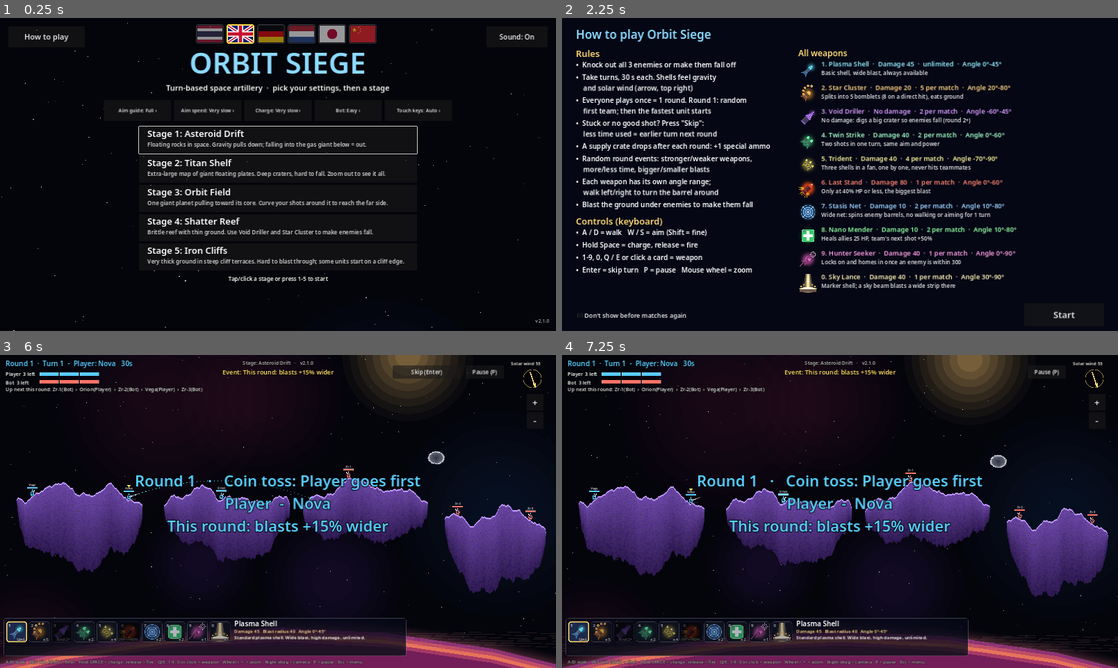
Above: before the commit, frames 1-4 (two rows, left to right).
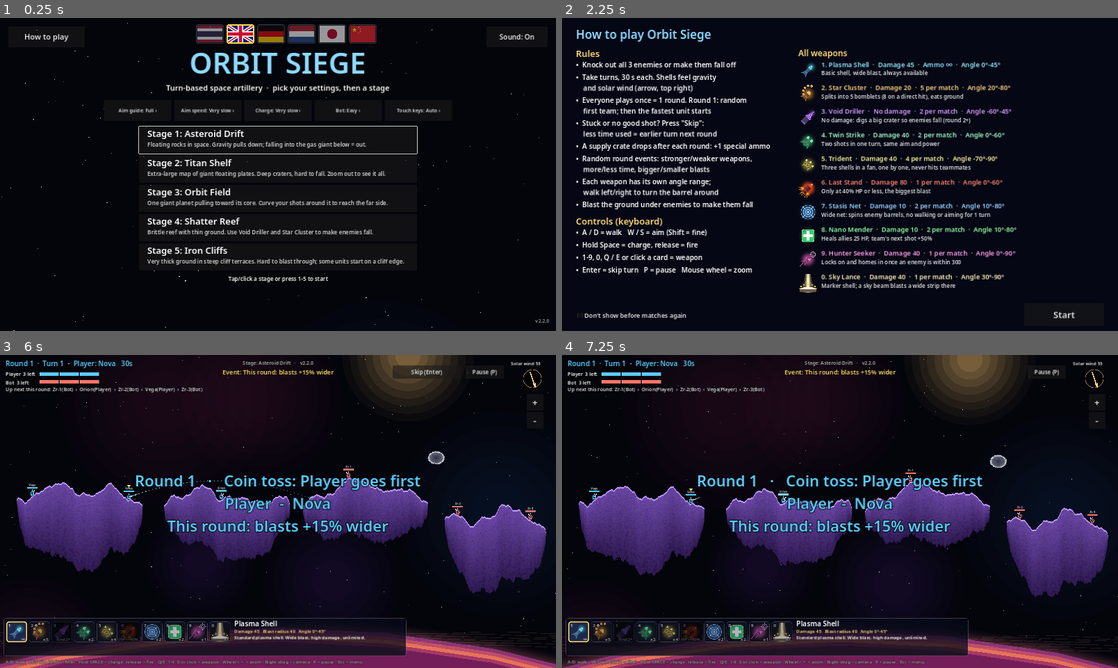
Above: after the commit, the same moments.

Repository: Pid924/OrbitSiege
Game: Godot game, scene res://scenes/menu.tscn
The game is run twice, just before and just after one commit, with the same random seed, the same clock (stepped at 60 frames per second) and the same inputs.
Inputs:
- Up to frame 1 (0.25 s): no input
- Up to frame 2 (2.25 s): click "Bot: Easy ›" at 0.5 s; click "Bot: Normal ›" at 1.25 s; click "Stage 1: Asteroid Drift" at 2 s
- Up to frame 3 (6 s): click "Stage 1: Asteroid Drift" at 2.75 s; click "Don't show before matches aga…" at 3.5 s; click "Don't show before matches aga…" at 4.25 s; click "Don't show before matches aga…" at 5 s; click "Start" at 5.75 s
- Up to frame 4 (7.25 s): click "Skip (Enter)" at 6.5 s

The runs differ from the first frame. In frame 1, less than 0.1% of the frame differs, in the area x 97-98%, y 96-98%; in frame 2, 0.3%, in the area x 46-80%, y 13-17%; in frame 3, less than 0.1%; in frame 4, less than 0.1%.

Commit message:
2.2.0: slower aim while charging, reachable crate drops, weapon hover help, infinity ammo mark, close cluster bomblets on direct hits
Co-Authored-By: Claude Opus 5.5 <noreply@anthropic.com>
Claude-Session: https://claude.ai/code/session_01Lo9zaQgDYn7BjieRUw61Dn

Diff:
--- a/project.godot
+++ b/project.godot
@@ -5,7 +5,7 @@
 
 config/name="Orbit Siege"
 config/description="Turn-based space artillery prototype."
-config/version="2.1.0"
+config/version="2.2.0"
 config/icon="res://icon.png"
 run/main_scene="res://scenes/menu.tscn"
 config/features=PackedStringArray("4.2", "GL Compatibility")
--- a/scripts/controllers/player_controller.gd
+++ b/scripts/controllers/player_controller.gd
@@ -62,6 +62,8 @@
 		var speed: float = GameSettings.AIM_OPTIONS[GameSettings.aim_speed][1]
 		if Input.is_physical_key_pressed(KEY_SHIFT) or touch_fine:
 			speed *= 0.25
+		if charging:
+			speed *= lerpf(1.0, 0.25, charge)  # fine-tune the angle while the bar fills; slowest at max
 		var side: int = game.aim_side(unit)
 		aim_pred = game.clamp_aim(aim_pred + aim * speed * delta * side, side)
 		game.submit_command({"type": "aim", "team": team, "angle": aim_pred})
--- a/scripts/game/game_settings.gd
+++ b/scripts/game/game_settings.gd
@@ -39,7 +39,7 @@
 
 ## How much of the predicted flight path the human player sees, in seconds of flight.
 const GUIDE_OPTIONS := [["ปิด", 0.0], ["สั้น", 0.35], ["กลาง", 0.9], ["ยาว", 2.0], ["เต็มเส้น", 12.0]]
-const VERSION := "2.1.0"
+const VERSION := "2.2.0"
 
 ## [label, seconds to fill the charge bar] for the human player.
 const CHARGE_OPTIONS := [["ช้ามาก", 5.0], ["ช้า", 3.6], ["ปกติ", 2.6], ["เร็ว", 1.6]]
--- a/scripts/game/i18n_table.gd
+++ b/scripts/game/i18n_table.gd
@@ -5,6 +5,11 @@
 
 ## Thai text (or an @id) -> [en, de, nl, ja, zh] (an @id row also ends with its Thai text).
 const TABLE := {
+	"กระสุน ∞": ["Ammo ∞", "Munition ∞", "Munitie ∞", "弾数 ∞", "弹药 ∞"],
+	"ไม่โดนพวกเดียวกัน": ["Never hurts your team", "Trifft nie dein Team", "Raakt nooit je team", "味方には当たらない", "不会伤到队友"],
+	"ไม่โดนพวกเดียวกัน (ฮีลเพื่อนแทน)": ["Never hurts your team (heals them instead)", "Trifft nie dein Team (heilt es stattdessen)", "Raakt nooit je team (geneest het juist)", "味方には当たらない（代わりに回復）", "不会伤到队友（改为治疗）"],
+	"ไม่มีดาเมจ แต่พื้นที่ถล่มทำให้พวกเดียวกันร่วงได้": ["No damage, but the collapsing ground can drop your own team", "Kein Schaden, aber einstürzender Boden kann dein Team abstürzen lassen", "Geen schade, maar instortende grond kan je eigen team laten vallen", "ダメージなし。ただし崩れた地面で味方も落ちることがある", "无伤害，但塌陷的地面可能让队友掉落"],
+	"โดนพวกเดียวกันด้วย ระวัง!": ["Hurts your own team too, careful!", "Trifft auch dein Team, Vorsicht!", "Raakt ook je eigen team, pas op!", "味方にも当たる、注意！", "也会伤到队友，小心！"],
 	"คุณ": ["You", "Du", "Jij", "あなた", "你"],
 	"อีกฝ่าย": ["Rival", "Gegner", "Tegenstander", "相手", "对手"],
 	"อีกฝ่ายชนะ": ["Your rival wins", "Dein Gegner gewinnt", "Je tegenstander wint", "相手の勝ち", "对手获胜"],
--- a/scripts/game/match.gd
+++ b/scripts/game/match.gd
@@ -704,9 +704,11 @@
 	if w.has("bomblets"):
 		var back: Vector2 = -vel.normalized() if vel.length_squared() > 1.0 else physics.up_at(pos)
 		var count: int = int(w.get("direct_bomblets", w.bomblets)) if direct else int(w.bomblets)
+		# A direct hit keeps its extra bomblets close, so they all land around the target.
+		var speed: Vector2 = w.get("direct_bomblet_speed", Vector2(180, 300)) if direct else Vector2(180, 300)
 		for i in count:
 			var dir := back.rotated(rng.randf_range(-1.1, 1.1))
-			_spawn_projectile(pos + dir * 6.0, dir * rng.randf_range(180.0, 300.0), "bomblet", 0.05)
+			_spawn_projectile(pos + dir * 6.0, dir * rng.randf_range(speed.x, speed.y), "bomblet", 0.05)
 	var fx := Explosion.new()
 	fx.setup(pos, maxf(radius, w.get("root_radius", w.get("heal_radius", 0.0)) * 0.7), w.color)
 	add_child(fx)
@@ -758,7 +760,21 @@
 		return
 	var kind := "ammo"
 	var pos: Vector2
-	if physics.planets.is_empty():
+	var placed := false
+	# Aim at ground someone can walk to, and check the crate really lands there.
+	var spots := _reachable_spots()
+	for attempt in 12:
+		if spots.is_empty():
+			break
+		var target: Vector2 = spots[rng.randi() % spots.size()]
+		var start := _crate_start(target)
+		if _crate_lands_near(start, target):
+			pos = start
+			placed = true
+			break
+	if placed:
+		pass
+	elif physics.planets.is_empty():
 		pos = Vector2(rng.randf_range(80.0, world_size.x - 80.0), -60.0)
 	else:
 		var p: Dictionary = physics.planets[rng.randi() % physics.planets.size()]
@@ -768,6 +784,56 @@
 	add_child(crate)
 	crates.append(crate)
 	_float_text(pos.clamp(Vector2(60, 60), world_size - Vector2(60, 60)), L.t("กล่องเสบียงกำลังตก!"), Color(1, 0.85, 0.5))
+
+
+## Ground spots a living unit can walk to, one every ~24 px along its walk both ways.
+func _reachable_spots() -> Array:
+	var spots := []
+	var ghost := Unit.new()
+	ghost.setup(-1, 0, "", Color.WHITE, physics, terrain)
+	for u in units:
+		if not u.alive or not u.grounded:
+			continue
+		for dir in [-1, 1]:
+			ghost.position = u.position
+			ghost.grounded = true
+			var walked := 0.0
+			for step in 1200:  # up to ~900 px each way
+				ghost.up = physics.up_at(ghost.position)
+				var before: Vector2 = ghost.position
+				ghost.walk(dir, 1.0 / 60.0)
+				if ghost.position == before:
+					break  # wall or a drop too deep
+				walked += before.distance_to(ghost.position)
+				if walked >= 24.0:
+					spots.append(ghost.position)
+					walked = 0.0
+	ghost.free()
+	return spots
+
+
+## Where a crate must start to fall onto `target`.
+func _crate_start(target: Vector2) -> Vector2:
+	if physics.planets.is_empty():
+		return Vector2(target.x, -60.0)
+	var c: Vector2 = physics.dominant_planet(target).center
+	return c + (target - c).normalized() * (target.distance_to(c) + 260.0)
+
+
+## Drops a test crate (same physics) and checks it comes to rest near `target`.
+func _crate_lands_near(start: Vector2, target: Vector2) -> bool:
+	var test := Crate.new()
+	test.setup(start, "ammo", physics, terrain)
+	var ok := false
+	for step in 60 * 40:
+		test.tick(1.0 / 60.0)
+		if test.gone:
+			break
+		if test.landed:
+			ok = test.position.distance_to(target) < 40.0
+			break
+	test.free()
+	return ok
 
 
 func _tick_crates(delta: float) -> void:
--- a/scripts/sim/weapons.gd
+++ b/scripts/sim/weapons.gd
@@ -29,7 +29,7 @@
 	},
 	"cluster": {
 		"name": "Star Cluster", "radius": 24.0, "carve": 38.0, "damage": 20.0, "ammo": 5, "elev": Vector2(20, 80),
-		"color": Color(1.0, 0.75, 0.3), "bomblets": 5, "direct_bomblets": 8, "icon": "res://assets/weapons/cluster.png",
+		"color": Color(1.0, 0.75, 0.3), "bomblets": 5, "direct_bomblets": 8, "direct_bomblet_speed": Vector2(60, 120), "icon": "res://assets/weapons/cluster.png",
 		"desc": "กระทบแล้วแตกเป็นลูกย่อย 5 ลูก ถ้าโดนตัวศัตรูจัง ๆ แตก 8 ลูก กินพื้นหายไปเยอะ ทำให้ศัตรูร่วงได้",
 	},
 	"driller": {
--- a/scripts/ui/how_to_play.gd
+++ b/scripts/ui/how_to_play.gd
@@ -88,7 +88,7 @@
 		icon.position = Vector2(680, row_y)
 		icon.size = Vector2(56, 56)
 		add_child(icon)
-		var uses := L.t("ใช้ได้ไม่จำกัด") if not w.has("ammo") else L.t("%d ครั้งต่อเกม") % int(w.ammo)
+		var uses := L.t("กระสุน ∞") if not w.has("ammo") else L.t("%d ครั้งต่อเกม") % int(w.ammo)
 		var dmg := L.t("ไม่มีดาเมจ") if w.damage <= 0.0 else L.t("ดาเมจ %d") % int(w.damage)
 		var angle := L.t("มุม %d°-%d°") % [int(w.elev.x), int(w.elev.y)] if w.has("elev") else ""
 		var head := _text("%d. %s  ·  %s  ·  %s  ·  %s" % [(i + 1) % 10, w.name, dmg, uses, angle], Vector2(746, row_y - 4), 19, Vector2(830, 26))
--- a/scripts/ui/hud.gd
+++ b/scripts/ui/hud.gd
@@ -29,6 +29,7 @@
 var weapon_stats: Label
 var weapon_desc: Label
 var _banner_time := 0.0
+var weapon_tip: PanelContainer  # hover help for a weapon card
 var net_label: Label  # online: waiting / lost connection
 var _net_gone := false
 var touch := false
@@ -224,7 +225,9 @@
 		card.expand_icon = true
 		card.icon_alignment = HORIZONTAL_ALIGNMENT_CENTER
 		card.focus_mode = Control.FOCUS_NONE  # keep SPACE for firing
-		card.tooltip_text = w.name
+		# Hover help shows above the panel (Godot's own tooltip would fall off the screen bottom).
+		card.mouse_entered.connect(_show_tip.bind(card, w))
+		card.mouse_exited.connect(func(): weapon_tip.visible = false)
 		card.pressed.connect(_on_card_pressed.bind(i))
 		panel.add_child(card)
 		card.visible = not touch
@@ -343,7 +346,7 @@
 		var selected: bool = id == current
 		var left: int = game.ammo_left(view_team, id)
 		var usable: bool = game.weapon_available(view_team, id) if game.current_team == view_team else left != 0
-		ammo_labels[i].text = L.t("ไม่อั้น") if left < 0 else "x%d" % left
+		ammo_labels[i].text = "∞" if left < 0 else "x%d" % left
 		if Weapons.get_def(id).has("hp_ratio_max") and not usable and left != 0:
 			ammo_labels[i].text = "HP<=40%"
 		elif Weapons.get_def(id).has("min_round") and game.round_number < Weapons.get_def(id).min_round and left != 0:
@@ -395,6 +398,48 @@
 	current_card.modulate = Color(1, 1, 1).lerp(Color(1.6, 1.4, 0.7), glow) if show else Color.WHITE
 
 
+func _show_tip(card: Control, w: Dictionary) -> void:
+	if weapon_tip == null:
+		weapon_tip = PanelContainer.new()
+		var box := StyleBoxFlat.new()
+		box.bg_color = Color(0.03, 0.05, 0.12, 0.96)
+		box.border_color = Color(1, 1, 1, 0.3)
+		box.set_border_width_all(2)
+		box.set_corner_radius_all(8)
+		box.set_content_margin_all(12)
+		weapon_tip.add_theme_stylebox_override("panel", box)
+		weapon_tip.mouse_filter = Control.MOUSE_FILTER_IGNORE
+		weapon_tip.set_meta("fit_skip", true)
+		var text := Label.new()
+		text.add_theme_font_size_override("font_size", 17)
+		weapon_tip.add_child(text)
+		add_child(weapon_tip)
+	var label: Label = weapon_tip.get_child(0)
+	label.text = _weapon_tooltip(w)
+	label.add_theme_color_override("font_color", Color.WHITE)
+	weapon_tip.reset_size()
+	var rect := card.get_global_rect()
+	var tip_size := weapon_tip.get_combined_minimum_size()
+	var screen := get_viewport().get_visible_rect().size
+	weapon_tip.position = Vector2(clampf(rect.position.x, 8.0, screen.x - tip_size.x - 8.0), rect.position.y - tip_size.y - 24.0)
+	weapon_tip.visible = true
+
+
+## Hover text for a weapon card: what it does, its numbers, and whether it hurts your team.
+func _weapon_tooltip(w: Dictionary) -> String:
+	var friendly: String
+	if w.get("friendly_safe", false):
+		friendly = L.t("ไม่โดนพวกเดียวกัน")
+	elif w.has("heal"):
+		friendly = L.t("ไม่โดนพวกเดียวกัน (ฮีลเพื่อนแทน)")
+	elif w.damage <= 0.0:
+		friendly = L.t("ไม่มีดาเมจ แต่พื้นที่ถล่มทำให้พวกเดียวกันร่วงได้")
+	else:
+		friendly = L.t("โดนพวกเดียวกันด้วย ระวัง!")
+	var uses: String = L.t("กระสุน ∞") if not w.has("ammo") else L.t("%d ครั้งต่อเกม") % int(w.ammo)
+	return "%s\n%s\n%s\n%s · %s" % [w.name, L.t(w.desc), _stats_text(w), uses, friendly]
+
+
 func _stats_text(w: Dictionary) -> String:
 	var parts := []
 	if w.has("heal"):
--- a/scripts/ui/screen_fit.gd
+++ b/scripts/ui/screen_fit.gd
@@ -42,8 +42,8 @@
 func _fit(root: Node, screen: Vector2, safe: Vector2, center: bool) -> void:
 	var extra := screen - BASE
 	for c in root.get_children():
-		if not c is Control:
-			continue
+		if not c is Control or c.has_meta("fit_skip"):
+			continue  # fit_skip: the control places itself (e.g. hover help)
 		if not c.has_meta("fit_base"):
 			c.set_meta("fit_base", Rect2(c.position, c.size))
 		var base: Rect2 = c.get_meta("fit_base")
--- a/scripts/ui/touch_controls.gd
+++ b/scripts/ui/touch_controls.gd
@@ -234,7 +234,7 @@
 		var id: String = Weapons.LIST[i]
 		var left: int = game.ammo_left(player.team, id)
 		var usable: bool = game.weapon_available(player.team, id)
-		picker_ammo[i].text = L.t("ไม่จำกัด") if left < 0 else L.t("เหลือ %d") % left
+		picker_ammo[i].text = "∞" if left < 0 else L.t("เหลือ %d") % left
 		if Weapons.get_def(id).has("hp_ratio_max") and not usable and left != 0:
 			picker_ammo[i].text = L.t("ใช้ได้เมื่อ HP ไม่เกิน 40%")
 		elif Weapons.get_def(id).has("min_round") and game.round_number < Weapons.get_def(id).min_round and left != 0:
Binary file changed: assets/fonts/noto-sans-ja-600.woff2
Binary file changed: assets/fonts/noto-sans-zh-600.woff2
Not shown, changed: CHANGELOG.md
Not shown, changed: docs/index.pck
